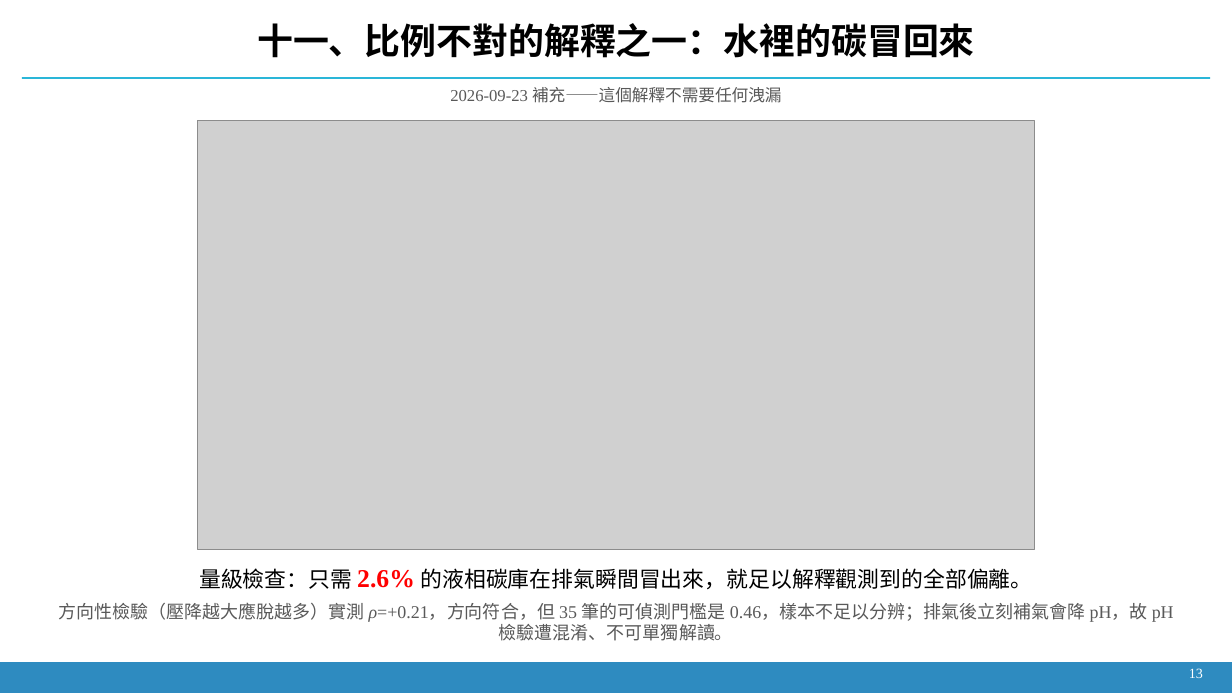
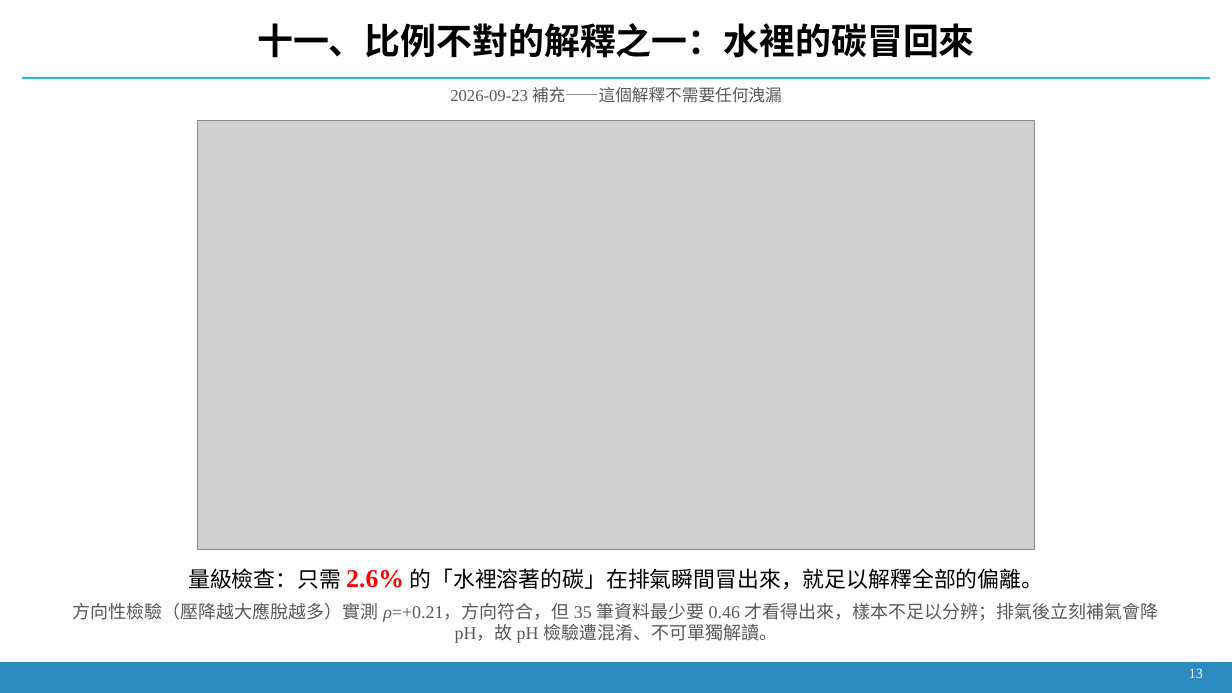
Before and after one commit to Yutou0601/Bioreactor-Edge-AI, a slide deck: slide 12 of docs/decks/簡報_2026-09-21_氫氣流失與壓降歸因.pptx. Drawn at 1232x693 pixels with LibreOffice and Linux fonts; fonts in the diff are those of the drawing; grey boxes stand for pictures. Boxes give left, top, right and bottom in pixels: in the first picture for what was removed or moved away, otherwise in the second. Text is boxed around its words. In the diff, an @@ line names an element or a change of style, - is before the commit and + after.

```diff
--- a/docs/decks/簡報_2026-09-21_氫氣流失與壓降歸因.pptx
+++ b/docs/decks/簡報_2026-09-21_氫氣流失與壓降歸因.pptx
@@ text at [73, 568, 1159, 643]: text changed @@
-量級檢查：只需 2.6% 的液相碳庫在排氣瞬間冒出來，就足以解釋觀測到的全部偏離。
-方向性檢驗（壓降越大應脫越多）實測 ρ=+0.21，方向符合，但 35 筆的可偵測門檻是 0.46，樣本不足以分辨；排氣後立刻補氣會降 pH，故 pH 檢驗遭混淆、不可單獨解讀。
+量級檢查：只需 2.6% 的「水裡溶著的碳」在排氣瞬間冒出來，就足以解釋全部的偏離。
+方向性檢驗（壓降越大應脫越多）實測 ρ=+0.21，方向符合，但 35 筆資料最少要 0.46 才看得出來，樣本不足以分辨；排氣後立刻補氣會降 pH，故 pH 檢驗遭混淆、不可單獨解讀。
```
Also in this commit, not shown: 9 other slides changed, 2 other files.
